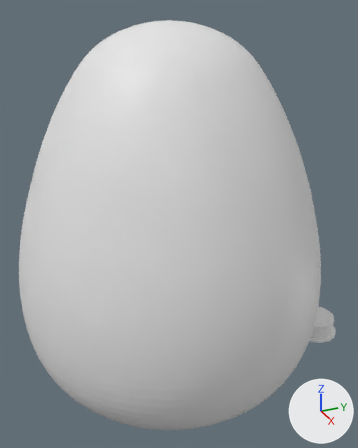
The Blender file Other/Egg/egg.blend as it was, and as the next commit left it.
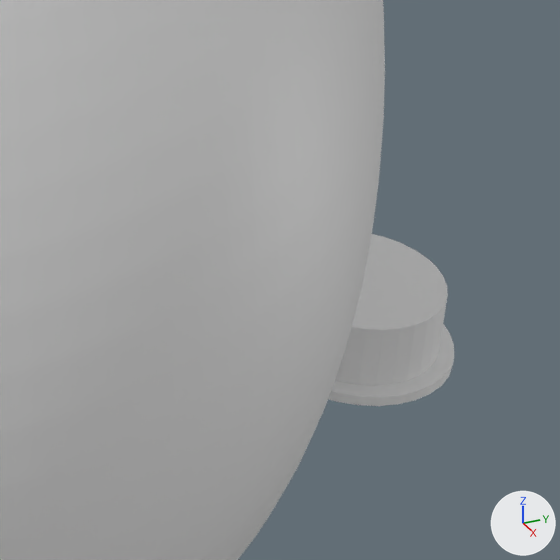
The first picture shows the older version from a 50 mm lens placed at (6.7, -2.86, 6.28), pointed at (0.01, 0.15, 2.93). The close-ups show both versions on the part from 67% to 100% of the width and 57% to 84% of the height of that picture; other places that the commit changed are outside them. The lights are fixed; the arrows at lower right show +X, +Y and +Z.
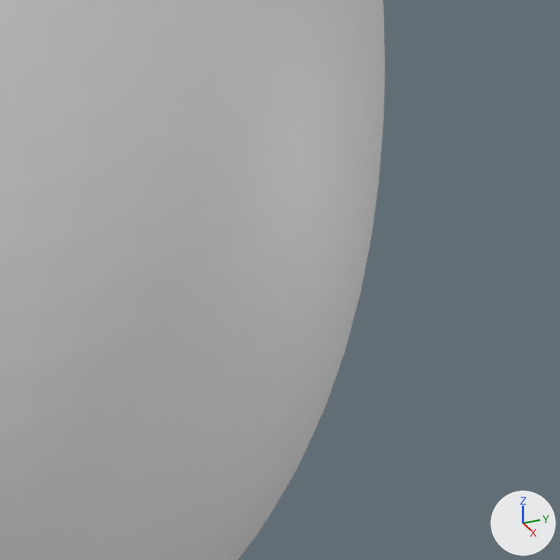
Location of each change, [x1, y1, x2, y2] in pixels of the close-ups (560 x 560 px):
'Sphere.001', deleted
    before: [328, 234, 454, 406]

The change, as a diff of the scene's bpy script:
```diff
--- a/Other/Egg/egg.blend.py
+++ b/Other/Egg/egg.blend.py
@@ ob_sphere_001 @@
-ob_sphere_001 = bpy.data.objects.new('Sphere.001', me_sphere_001)
-ob_sphere_001.location = (0.159, 3.129, 0.185)
-ob_sphere_001.scale = (2.51, 2.51, 2.51)
```
